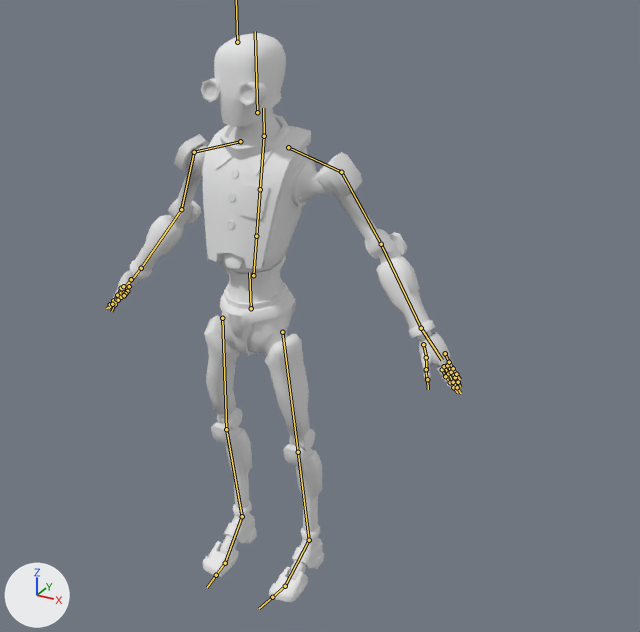
Two versions of the FBX model Assets/Models/Enemies/AfterRigging/Enemy_Common.fbx, one commit apart.
One viewpoint serves both versions: a camera (50 mm lens) standing at (1.019, -1.573, 1.515) and looking at (0.109, 0.081, 0.688). The lights are fixed; the arrows at lower left show +X, +Y and +Z. The bones that bend it are drawn over the model as lines.

Objects in the first picture: 'Robot'.
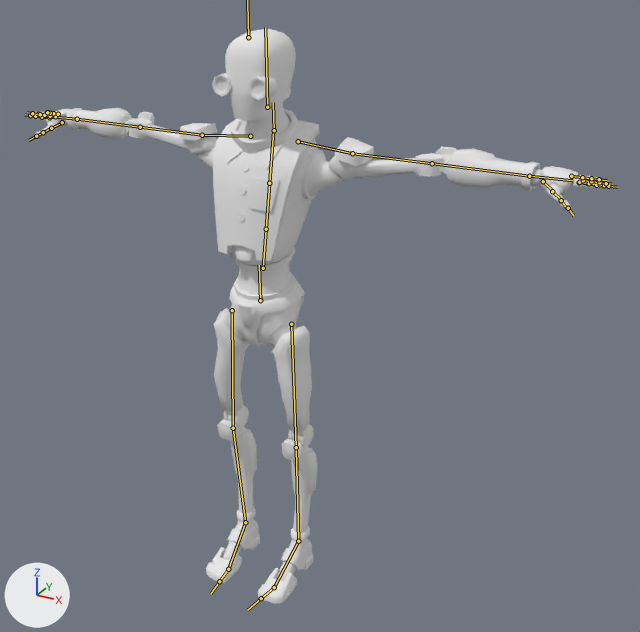
The newer file adds an action. The first version stands in its rest pose; the second is drawn at frame 1 of the action 'mixamo.com'.

What the commit changed:
Bone 'mixamorig:Hips' (bone_mixamorig_hips) moves from (0.0, 0.0, 0.0) to (0.0, 0.5, -4.0).
Bone 'mixamorig:LeftShoulder' (bone_mixamorig_leftshoulder) turns from (0, 0, 0) to (-12, 0, 2) degrees about its own x, y and z.
Bone 'mixamorig:LeftArm' (bone_mixamorig_leftarm) turns from (0, 0, 0) to (-53, -4, 4) degrees about its own x, y and z.
Bone 'mixamorig:LeftForeArm' (bone_mixamorig_leftforearm) turns from (0, 0, 0) to (0, 0, -24) degrees about its own x, y and z.
Bone 'mixamorig:LeftHand' (bone_mixamorig_lefthand) turns from (0, 0, 0) to (4, -5, 5) degrees about its own x, y and z.
Bone 'mixamorig:LeftHandThumb1' (bone_mixamorig_lefthandthumb1) turns from (0, 0, 0) to (23, 2, 0) degrees about its own x, y and z.
Bone 'mixamorig:LeftHandThumb2' (bone_mixamorig_lefthandthumb2) turns from (0, 0, 0) to (-9, -1, -1) degrees about its own x, y and z.
Bone 'mixamorig:LeftHandIndex1' (bone_mixamorig_lefthandindex1) turns from (0, 0, 0) to (-8, 0, 7) degrees about its own x, y and z.
Bone 'mixamorig:LeftHandPinky1' (bone_mixamorig_lefthandpinky1) turns from (0, 0, 0) to (-9, 0, 5) degrees about its own x, y and z.
Bone 'mixamorig:RightShoulder' (bone_mixamorig_rightshoulder) turns from (0, 0, 0) to (-12, 0, -2) degrees about its own x, y and z.
Bone 'mixamorig:RightArm' (bone_mixamorig_rightarm) turns from (0, 0, 0) to (-53, 4, -3) degrees about its own x, y and z.
Bone 'mixamorig:RightForeArm' (bone_mixamorig_rightforearm) turns from (0, 0, 0) to (0, 0, 24) degrees about its own x, y and z.
Bone 'mixamorig:RightHand' (bone_mixamorig_righthand) turns from (0, 0, 0) to (8, -5, -4) degrees about its own x, y and z.
Bone 'mixamorig:RightHandThumb1' (bone_mixamorig_righthandthumb1) turns from (0, 0, 0) to (14, -1, -1) degrees about its own x, y and z.
Bone 'mixamorig:RightHandThumb2' (bone_mixamorig_righthandthumb2) turns from (0, 0, 0) to (-8, 0, -3) degrees about its own x, y and z.
Bone 'mixamorig:RightHandIndex1' (bone_mixamorig_righthandindex1) turns from (0, 0, 0) to (-14, 0, -3) degrees about its own x, y and z.
Bone 'mixamorig:RightHandIndex2' (bone_mixamorig_righthandindex2) turns from (0, 0, 0) to (10, 0, 1) degrees about its own x, y and z.
Bone 'mixamorig:RightHandMiddle1' (bone_mixamorig_righthandmiddle1) turns from (0, 0, 0) to (-19, -1, -3) degrees about its own x, y and z.
Bone 'mixamorig:RightHandMiddle2' (bone_mixamorig_righthandmiddle2) turns from (0, 0, 0) to (14, 0, 1) degrees about its own x, y and z.
Bone 'mixamorig:RightHandPinky1' (bone_mixamorig_righthandpinky1) turns from (0, 0, 0) to (-17, -1, -6) degrees about its own x, y and z.
Bone 'mixamorig:LeftUpLeg' (bone_mixamorig_leftupleg) turns from (0, 0, 0) to (6, 0, -2) degrees about its own x, y and z.
Bone 'mixamorig:LeftFoot' (bone_mixamorig_leftfoot) turns from (0, 0, 0) to (-5, 1, 1) degrees about its own x, y and z.
Bone 'mixamorig:RightUpLeg' (bone_mixamorig_rightupleg) turns from (0, 0, 0) to (5, 0, 2) degrees about its own x, y and z.
Bone 'mixamorig:RightFoot' (bone_mixamorig_rightfoot) turns from (0, 0, 0) to (-5, -1, -1) degrees about its own x, y and z.

What differs and where, as boxes (x1, y1, x2, y2) in the pictures (640 x 632 px):
'Robot', posed (65% wider)
    before: (109, 33, 460, 602)
    after: (30, 29, 611, 603)
bone 'mixamorig:Hips', root to tip
    before: (251, 308) to (249, 272)
    after: (260, 300) to (259, 265)
bone 'mixamorig:LeftShoulder', root to tip
    before: (288, 147) to (341, 172)
    after: (298, 141) to (352, 153)
bone 'mixamorig:LeftArm', root to tip
    before: (341, 172) to (381, 244)
    after: (352, 153) to (432, 163)
bone 'mixamorig:LeftForeArm', root to tip
    before: (381, 244) to (421, 328)
    after: (432, 163) to (529, 176)
bone 'mixamorig:LeftHand', root to tip
    before: (421, 328) to (442, 360)
    after: (529, 176) to (572, 180)
bone 'mixamorig:LeftHandThumb1', root to tip
    before: (423, 344) to (426, 357)
    after: (543, 181) to (553, 191)
bone 'mixamorig:LeftHandThumb2', root to tip
    before: (426, 357) to (427, 370)
    after: (552, 191) to (562, 200)
bone 'mixamorig:LeftHandIndex1', root to tip
    before: (442, 369) to (445, 376)
    after: (579, 182) to (588, 183)
bone 'mixamorig:LeftHandPinky1', root to tip
    before: (445, 353) to (449, 362)
    after: (571, 176) to (582, 177)
bone 'mixamorig:RightShoulder', root to tip
    before: (240, 141) to (194, 152)
    after: (250, 136) to (202, 135)
bone 'mixamorig:RightArm', root to tip
    before: (194, 152) to (181, 209)
    after: (202, 135) to (140, 127)
bone 'mixamorig:RightForeArm', root to tip
    before: (181, 209) to (141, 268)
    after: (140, 127) to (77, 119)
bone 'mixamorig:RightHand', root to tip
    before: (141, 268) to (127, 286)
    after: (77, 119) to (56, 117)
bone 'mixamorig:RightHandThumb1', root to tip
    before: (131, 279) to (123, 289)
    after: (62, 122) to (52, 128)
bone 'mixamorig:RightHandThumb2', root to tip
    before: (123, 289) to (117, 297)
    after: (51, 128) to (43, 132)
bone 'mixamorig:RightHandIndex1', root to tip
    before: (121, 288) to (117, 295)
    after: (49, 117) to (42, 117)
bone 'mixamorig:RightHandIndex2', root to tip
    before: (117, 295) to (113, 300)
    after: (42, 117) to (35, 116)
bone 'mixamorig:RightHandMiddle1', root to tip
    before: (123, 286) to (121, 293)
    after: (52, 116) to (46, 115)
bone 'mixamorig:RightHandMiddle2', root to tip
    before: (121, 293) to (116, 299)
    after: (46, 115) to (38, 114)
bone 'mixamorig:RightHandPinky1', root to tip
    before: (129, 286) to (127, 291)
    after: (58, 114) to (53, 113)
bone 'mixamorig:LeftUpLeg', root to tip
    before: (282, 332) to (298, 452)
    after: (291, 324) to (296, 447)
bone 'mixamorig:LeftFoot', root to tip
    before: (309, 540) to (285, 586)
    after: (298, 541) to (274, 587)
bone 'mixamorig:RightUpLeg', root to tip
    before: (222, 318) to (226, 429)
    after: (232, 310) to (233, 428)
bone 'mixamorig:RightFoot', root to tip
    before: (242, 516) to (225, 563)
    after: (245, 522) to (228, 569)
